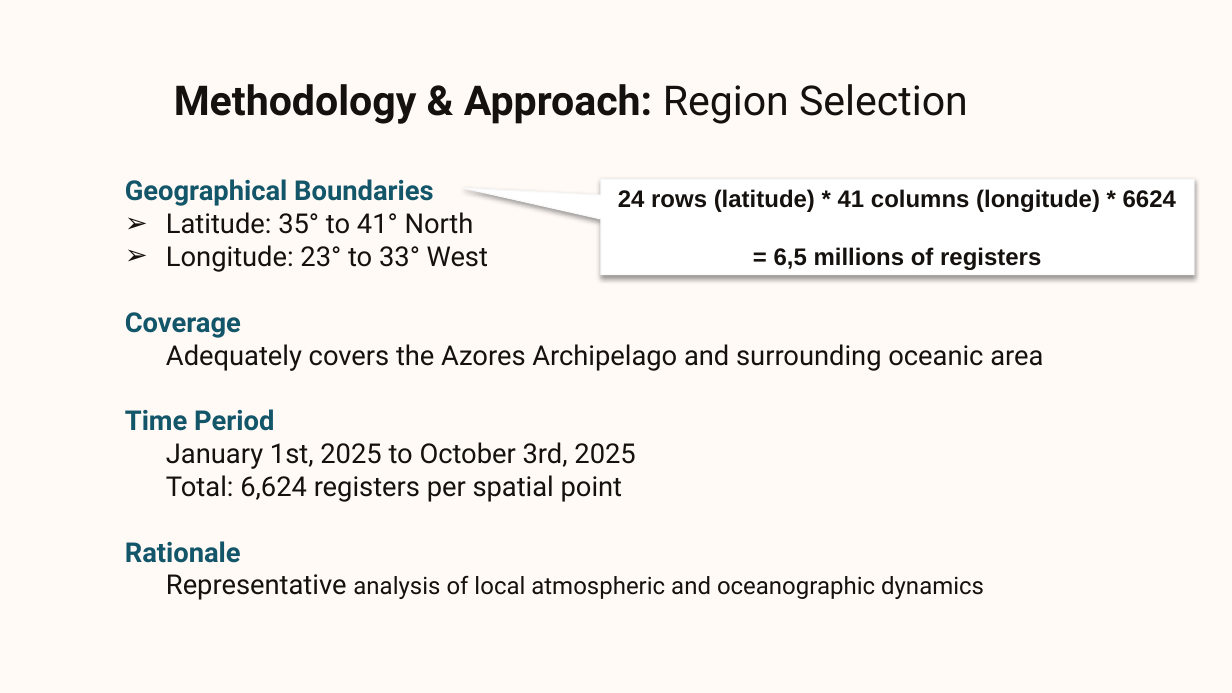
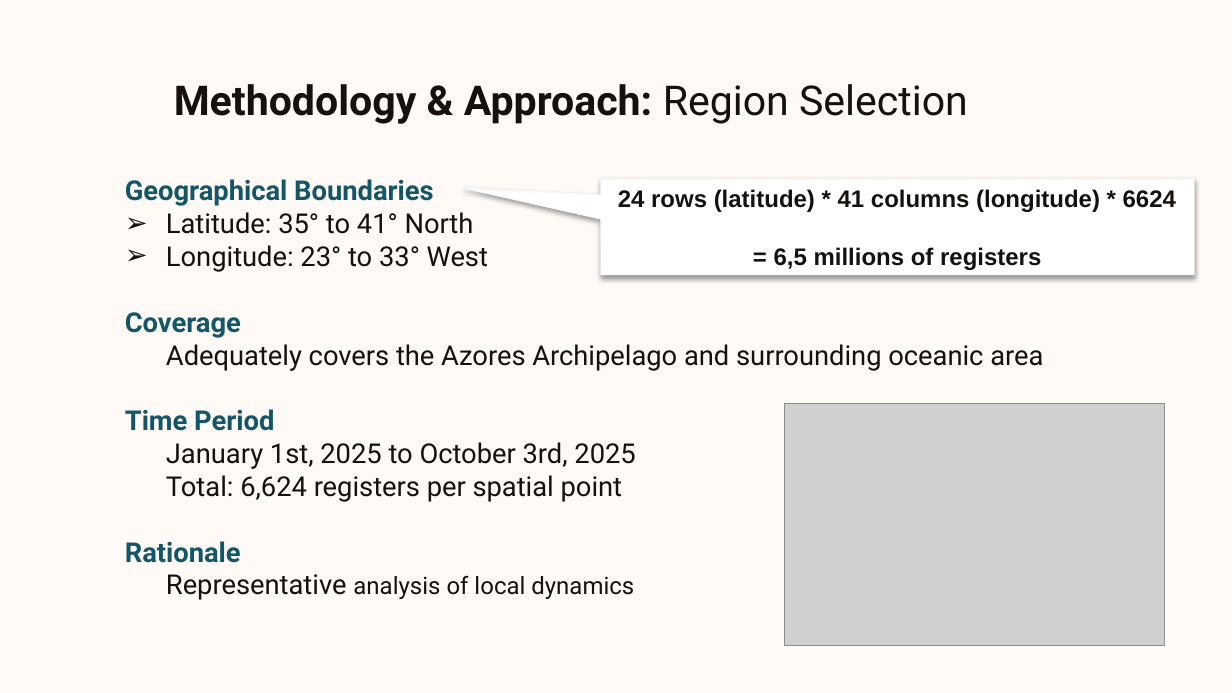
Before and after one commit to BernardoMChagas/Projeto, a slide deck: slide 13 of Wave Properties Forecasting.pptx (slide 14 before the commit). Drawn at 1232x693 pixels with LibreOffice and Linux fonts; fonts in the diff are those of the drawing; grey boxes stand for pictures; background and template pictures are left out. Boxes give left, top, right and bottom in pixels: in the first picture for what was removed or moved away, otherwise in the second. Text is boxed around its words. In the diff, an @@ line names an element or a change of style, - is before the commit and + after.

```diff
--- a/Wave Properties Forecasting.pptx
+++ b/Wave Properties Forecasting.pptx
@@ picture added at <box>785,403,1165,644</box> @@
@@ subtitle at <box>125,541,634,600</box>: text changed; size 14 to 16 pt @@
-Rationale
-Representative analysis of local atmospheric and oceanographic dynamics
+Rationale
+Representative analysis of local dynamics
```
Also in this commit, not shown: 18 other slides changed, 3 slides added, 5 slides removed, 7 other files.
